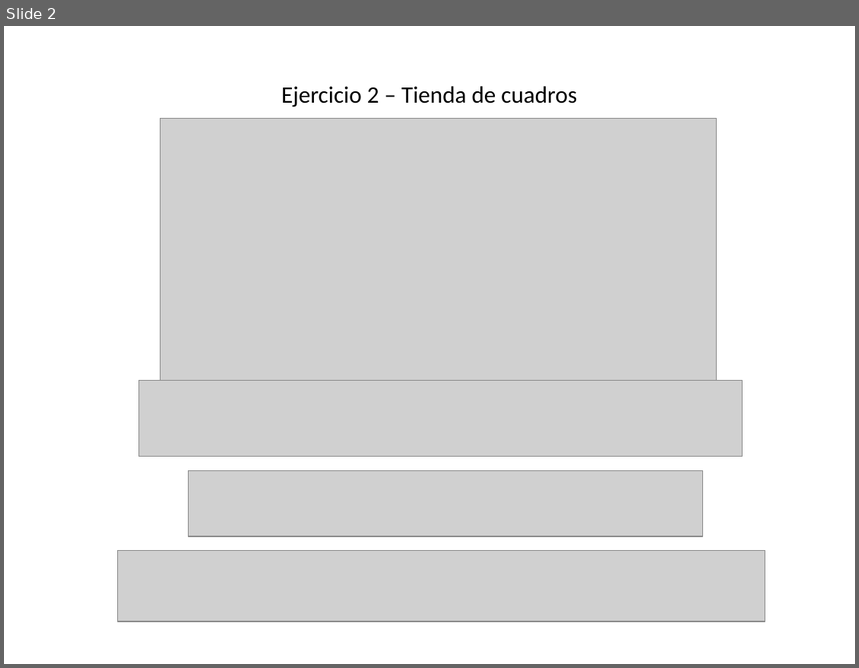
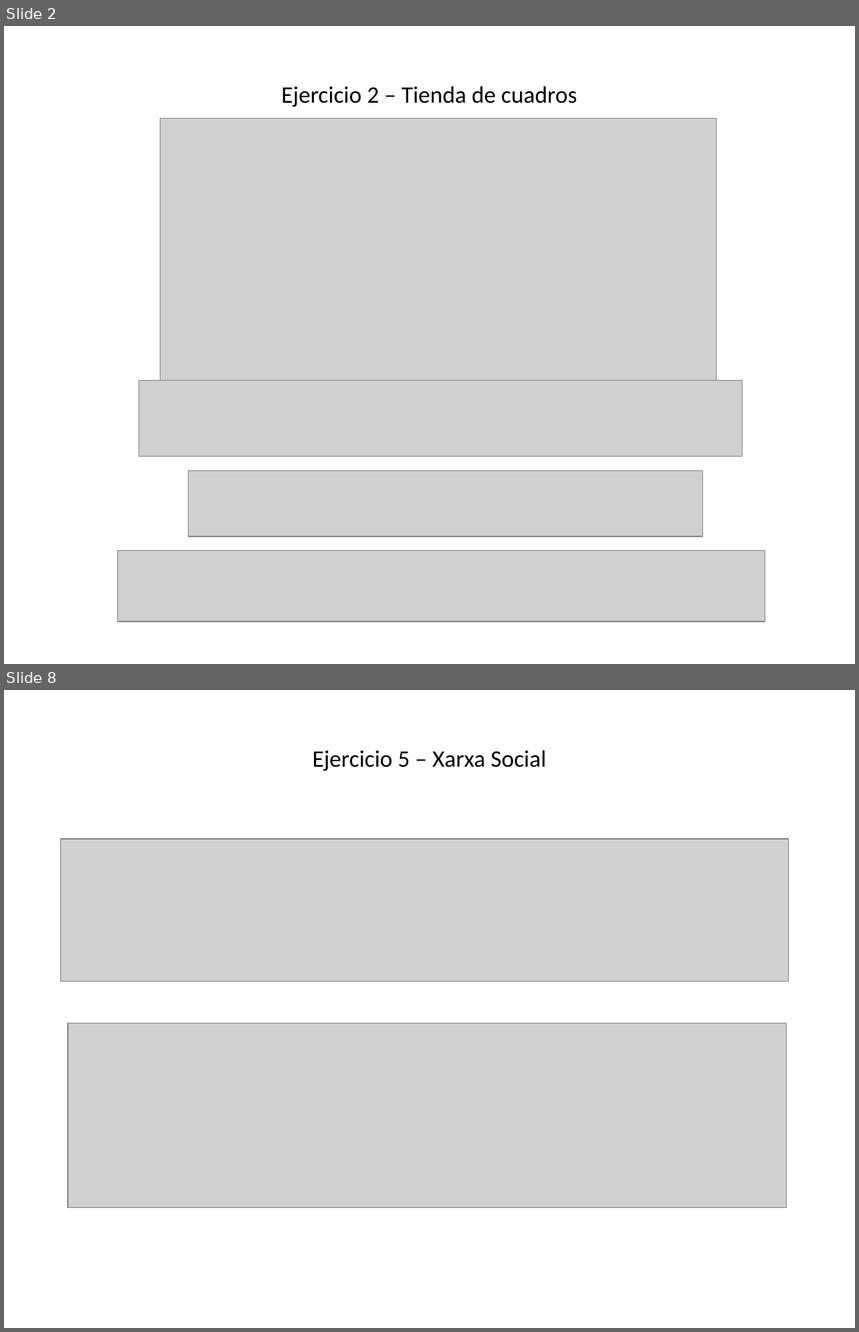
Before and after one commit to MagoAlakai/modelatge-BBDD, a slide deck: Screenshots.pptx. Shown one above the other, each under a label of ours: slide 2 before the commit, slides 2 and 8 after it; the slides between them are not shown. The pictures are 859x668 and 859x1332 pixels, drawn with LibreOffice and Linux fonts; fonts in the diff are those of the drawing; grey boxes stand for pictures. Boxes give left, top, right and bottom in pixels: in the first picture for what was removed or moved away, otherwise in the second. Text is boxed around its words. In the diff, an @@ line names an element or a change of style, - is before the commit and + after.

Commit message:
Ejercicio 5

```diff
--- a/Screenshots.pptx
+++ b/Screenshots.pptx
@@ slide 8 added at <box>4,690,855,1328</box>, background #FFFFFF @@
@@ title added at <box>313,750,547,771</box>, 20 pt, text #000000 @@
+Ejercicio 5 – Xarxa Social
@@ picture added at <box>61,839,789,982</box> @@
@@ picture added at <box>68,1024,786,1208</box> @@
```
Also in this commit, not shown: 1 slide changed, 4 other slides added.
